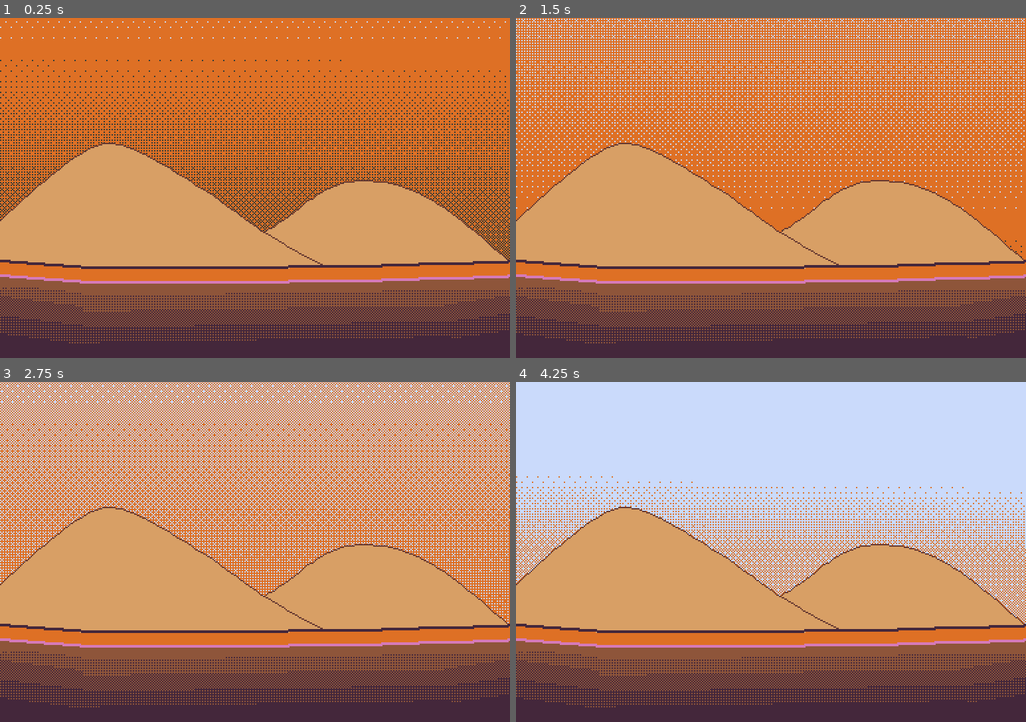
Above: before the commit, frames 1-4 (two rows, left to right).
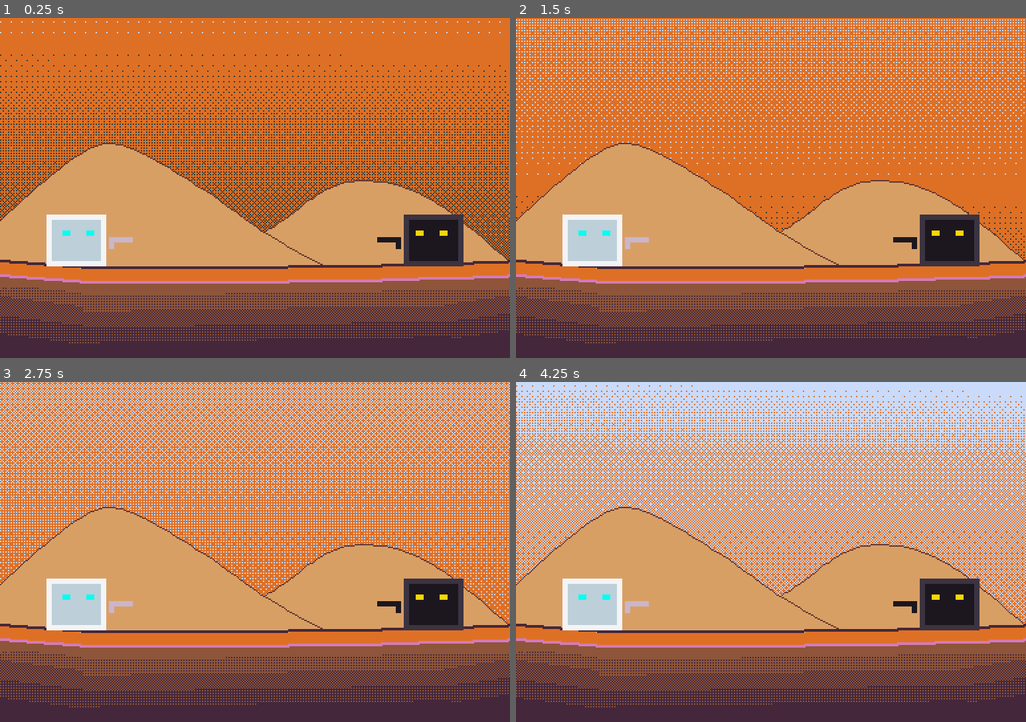
Above: after the commit, the same moments.

Repository: Archund/Parashoot
Game: Godot game, scene res://scenes/main.tscn
Same seed, same stepped clock (60 frames per second), same inputs: the game is played once before the commit and once after it.
Inputs:
- Up to frame 1 (0.25 s): no input
- Up to frame 2 (1.5 s): tap Q (P1, bound only after the commit) at 0.6 s; tap P (P2, bound only after the commit) at 0.8, 1.35 s
- Up to frame 3 (2.75 s): tap Q (P1, bound only after the commit) at 1.55, 2.1 s; tap P (P2, bound only after the commit) at 2.3 s
- Up to frame 4 (4.25 s): tap P (P2, bound only after the commit) at 2.85, 3.8 s; tap Q (P1, bound only after the commit) at 3.05, 3.6 s

The runs differ from the first frame. In frame 1, 5.2% of the frame differs, in the area x 0-100%, y 0-74%; in frame 2, 14%; in frame 3, 41%; in frame 4, 22%.

Commit message:
Game done now Alex needs to finish the rest blame him if nothing gets done

Diff:
--- a/project.godot
+++ b/project.godot
@@ -20,3 +20,10 @@
 window/size/height=256
 window/stretch/mode="2d"
 window/stretch/aspect="keep"
+
+[input]
+
+P1=[ Object(InputEventKey,"resource_local_to_scene":false,"resource_name":"","device":0,"alt":false,"shift":false,"control":false,"meta":false,"command":false,"pressed":false,"scancode":81,"unicode":0,"echo":false,"script":null)
+ ]
+P2=[ Object(InputEventKey,"resource_local_to_scene":false,"resource_name":"","device":0,"alt":false,"shift":false,"control":false,"meta":false,"command":false,"pressed":false,"scancode":80,"unicode":0,"echo":false,"script":null)
+ ]
--- a/scenes/Baseman.tscn
+++ b/scenes/Baseman.tscn
@@ -2,9 +2,10 @@
 
 [ext_resource path="res://assets/baseman.png" type="Texture" id=1]
 
-[node name="Sprite" type="Sprite" index="0"]
+[node name="Sprite" type="Sprite"]
 
-position = Vector2( 320, 128 )
+position = Vector2( 64, 128 )
 texture = ExtResource( 1 )
+flip_h = true
 hframes = 7
-_sections_unfolded = [ "Animation" ]
+_sections_unfolded = [ "Animation", "Offset" ]
--- /dev/null
+++ b/scenes/Evildood.tscn
@@ -0,0 +1,11 @@
+[gd_scene load_steps=2 format=2]
+
+[ext_resource path="res://assets/evildood.png" type="Texture" id=1]
+
+[node name="Sprite" type="Sprite"]
+
+position = Vector2( 320, 128 )
+texture = ExtResource( 1 )
+hframes = 2
+frame = 1
+_sections_unfolded = [ "Animation" ]
--- a/scenes/main.tscn
+++ b/scenes/main.tscn
@@ -1,9 +1,11 @@
-[gd_scene load_steps=5 format=2]
+[gd_scene load_steps=7 format=2]
 
 [ext_resource path="res://scripts/main.gd" type="Script" id=1]
 [ext_resource path="res://assets/sky.png" type="Texture" id=2]
 [ext_resource path="res://assets/background.png" type="Texture" id=3]
-[ext_resource path="res://assets/shootsignal.png" type="Texture" id=4]
+[ext_resource path="res://scenes/Baseman.tscn" type="PackedScene" id=4]
+[ext_resource path="res://scenes/Evildood.tscn" type="PackedScene" id=5]
+[ext_resource path="res://assets/shootsignal.png" type="Texture" id=6]
 
 [node name="Node2D" type="Node2D" index="0"]
 
@@ -21,31 +23,17 @@
 texture = ExtResource( 3 )
 _sections_unfolded = [ "Transform" ]
 
-[node name="TimerLabel" type="Label" parent="." index="2"]
+[node name="Baseman" parent="." index="2" instance=ExtResource( 4 )]
 
-anchor_left = 0.0
-anchor_top = 0.0
-anchor_right = 0.0
-anchor_bottom = 0.0
-margin_left = -45.0
-margin_top = -87.0
-margin_right = 48.0
-margin_bottom = -35.0
-rect_pivot_offset = Vector2( 0, 0 )
-rect_clip_content = false
-mouse_filter = 2
-mouse_default_cursor_shape = 0
-size_flags_horizontal = 1
-size_flags_vertical = 4
-text = "TIME"
-align = 1
-percent_visible = 1.0
-lines_skipped = 0
-max_lines_visible = -1
+position = Vector2( -128, 32 )
 
-[node name="Shoot" type="Sprite" parent="." index="3"]
+[node name="Evildood" parent="." index="3" instance=ExtResource( 5 )]
 
-position = Vector2( 2.18408, -75.7124 )
-scale = Vector2( 0.278461, 0.278461 )
-texture = ExtResource( 4 )
-_sections_unfolded = [ "Material" ]
+position = Vector2( 128, 32 )
+
+[node name="Shoot" type="Sprite" parent="." index="4"]
+
+position = Vector2( 0, -64 )
+scale = Vector2( 0.25, 0.25 )
+texture = ExtResource( 6 )
+_sections_unfolded = [ "Transform", "Visibility" ]
--- a/scripts/main.gd
+++ b/scripts/main.gd
@@ -4,19 +4,20 @@
 var PLAYER
 var ENEMY
 var TIMER
-var TIMER_LABEL
 var SHOOT_LABEL
 
 var draw = false
+var playerBlock = false
+var enemyBlock = false
+var playerWin = false
+var enemyWin = false
 
-var time= 5
-var timeout = 0.001
-var timer = 0
+var time = 6
 
 func _ready():
 	SKY = get_node("Sky")
-	print(SKY.global_position)
-	print(self.global_position)
+	PLAYER = get_node("Baseman")
+	ENEMY = get_node("Evildood")
 
 	TIMER = Timer.new()
 	TIMER.one_shot = true
@@ -25,27 +26,44 @@
 	add_child(TIMER)
 	TIMER.start()
 
-	TIMER_LABEL = get_node("TimerLabel")
 	SHOOT_LABEL = get_node("Shoot")
+	SHOOT_LABEL.hide()
 
 
 func _TIMER_timeout():
-	draw = true
+	if !draw:
+		draw = true
+		TIMER.wait_time = time/2
+		TIMER.start()
+		SHOOT_LABEL.show()
+	else:
+		if !enemyWin:
+			ENEMY.rotate(PI/2)
+		if !playerWin:
+			PLAYER.rotate(-PI/2)
+
+func inputHandler():
+	if Input.is_action_just_released("P1"):
+		if !draw:
+			playerBlock = true
+		elif draw && !playerBlock:
+			playerWin =true
+	if Input.is_action_just_released("P2"):
+		if !draw:
+			enemyBlock = true
+		elif draw && !enemyBlock:
+			enemyWin = true
+
+	if playerWin && enemyWin:
+		playerWin = false
+		enemyWin = false
 
 
 
 
 func _process(delta):
 
+	inputHandler()
+
 	if(SKY.global_position.y < self.global_position.y*4 && !draw):
-		timer = 0
 		SKY.global_position.y = (1-(TIMER.time_left/time))*self.global_position.y*4
-		SHOOT_LABEL.hide()
-		TIMER_LABEL.hide()
-
-
-	timer = timer + delta
-	TIMER_LABEL.text = String(TIMER.time_left)
-	if (TIMER.time_left ==0):
-		TIMER_LABEL.text = "SHOOT!"
-		SHOOT_LABEL.show()
